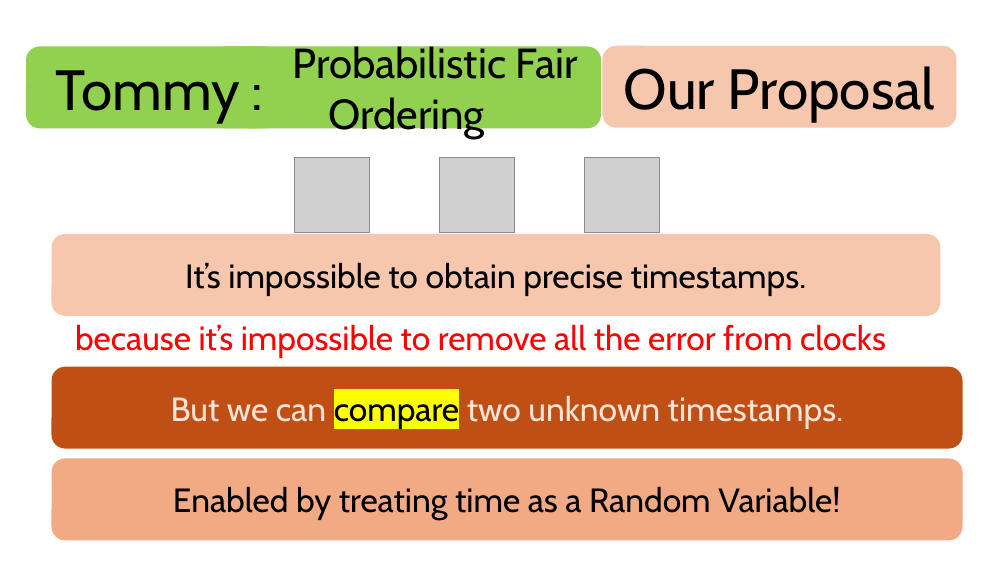
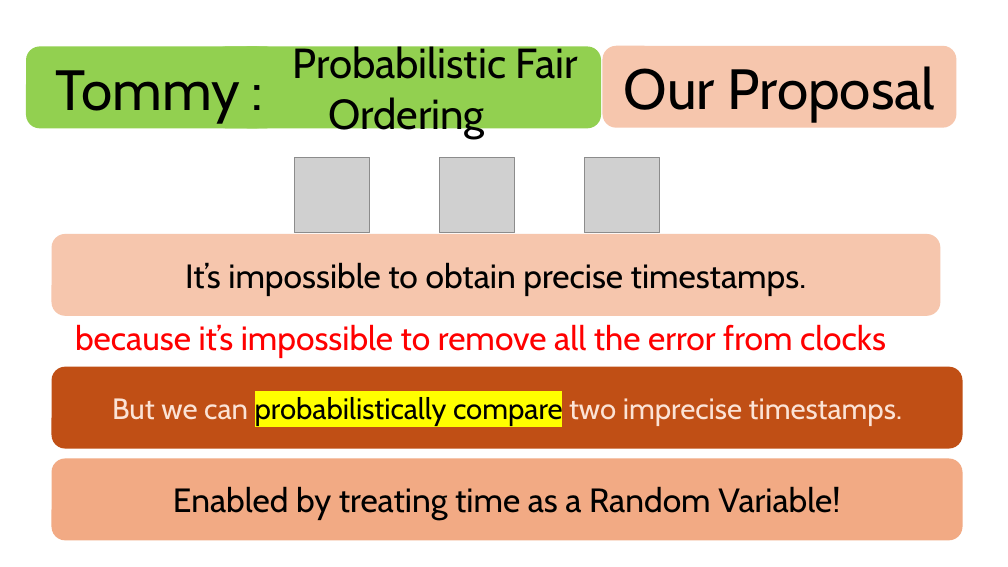
Before and after one commit to HaseebLUMS/Onyx-Presentation, a slide deck: slide 16 of tommy_hotnets_v2.pptx. Drawn at 1008x567 pixels with LibreOffice and Linux fonts; fonts in the diff are those of the drawing; grey boxes stand for pictures. Boxes give left, top, right and bottom in pixels: in the first picture for what was removed or moved away, otherwise in the second. Text is boxed around its words. In the diff, an @@ line names an element or a change of style, - is before the commit and + after.

Commit message:
updated

```diff
--- a/tommy_hotnets_v2.pptx
+++ b/tommy_hotnets_v2.pptx
@@ text in rounded rectangle at <box>112,394,902,426</box>: text changed; size 32 to 28 pt @@
-But we can compare two unknown timestamps.
+But we can probabilistically compare two imprecise timestamps.
```
Also in this commit, not shown: 10 other slides changed.
